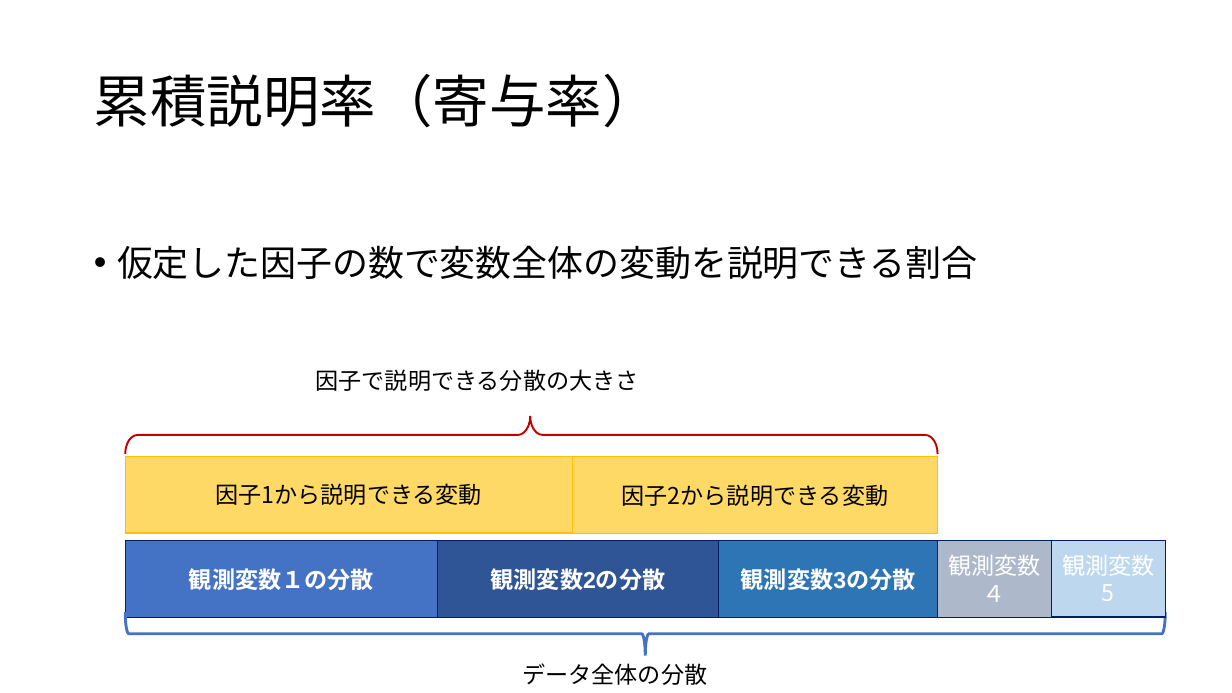
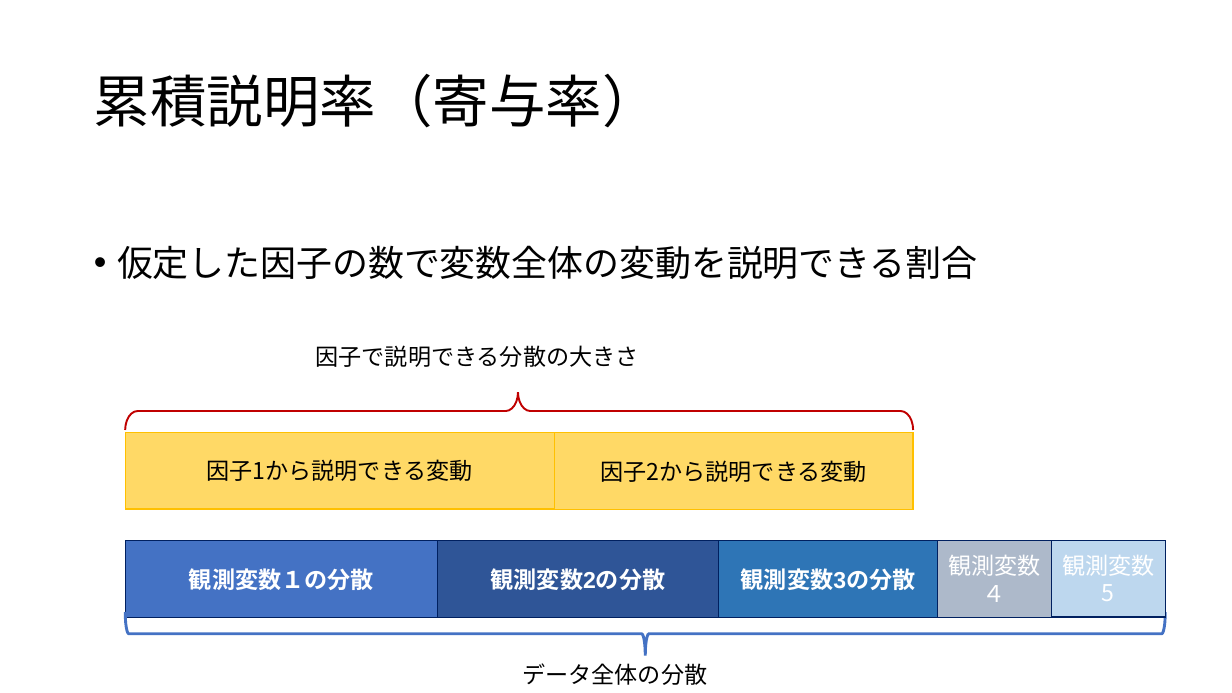
Before and after one commit to KoHMB/Shigen_kensyu_FRA, a slide deck: slide 12 of R/スライド/第35回.pptx. Drawn at 1232x693 pixels with LibreOffice and Linux fonts; fonts in the diff are those of the drawing. Boxes give left, top, right and bottom in pixels: in the first picture for what was removed or moved away, otherwise in the second. Text is boxed around its words. In the diff, an @@ line names an element or a change of style, - is before the commit and + after.

Commit message:
update R/slides/35th

```diff
--- a/R/スライド/第35回.pptx
+++ b/R/スライド/第35回.pptx
@@ text "因子で説明できる分散の大きさ": place and size @@
-text "因子で説明できる分散の大きさ" at [316, 369, 639, 391]
+text "因子で説明できる分散の大きさ" at [316, 345, 639, 367]
@@ left brace: place and size @@
-left brace at [126, 416, 938, 454]
+left brace at [125, 393, 913, 431]
@@ rectangle "因子1から説明できる変動": place and size @@
-rectangle "因子1から説明できる変動" at [125, 457, 572, 533]
+rectangle "因子1から説明できる変動" at [125, 433, 555, 509]
@@ rectangle "因子2から説明できる変動": place and size @@
-rectangle "因子2から説明できる変動" at [573, 457, 938, 533]
+rectangle "因子2から説明できる変動" at [555, 433, 913, 509]
```
Also in this commit, not shown: 1 other slide changed.
